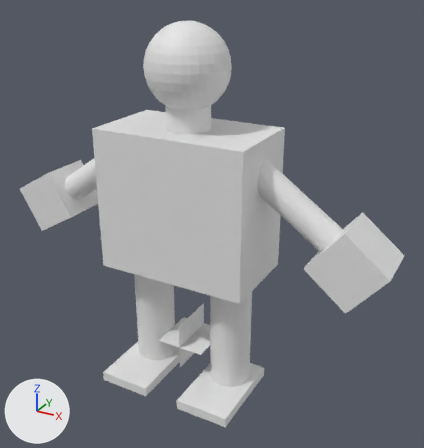
One commit to the FBX model Game/res/modelos/Bob.fbx: the scene before it, then after it.
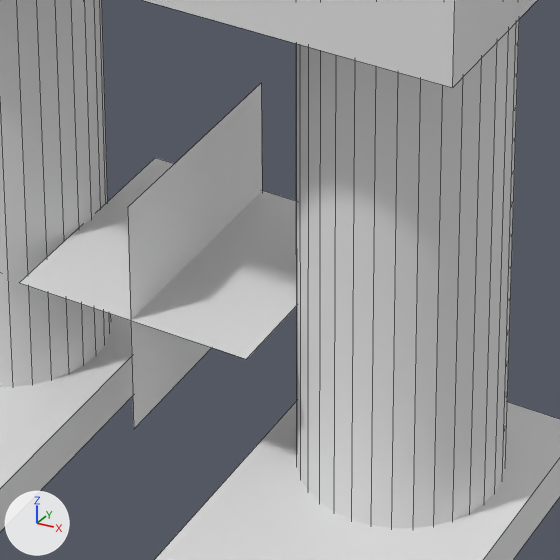
Each version appears first whole from a 50 mm camera at (10.58, -17.53, 13.97) aimed at (0.9, 0.07, 5.18), and next in a close-up on the part from 37% to 61% of the width and 64% to 88% of the height. Lighting does not change. The marker at lower left points along +X, +Y and +Z. The close-ups show mesh edges as thin lines. Where no turn or scale is listed for an object, it has been applied to the vertices.

Names of what the first close-up shows: 'Pata_Der', 'Pata_Izq', 'Pierna_Der', 'Pierna_Izq', 'Plane_BSP1', 'Plane_BSP2', 'Torso'.
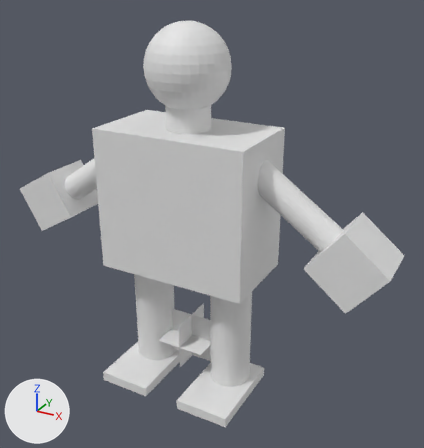
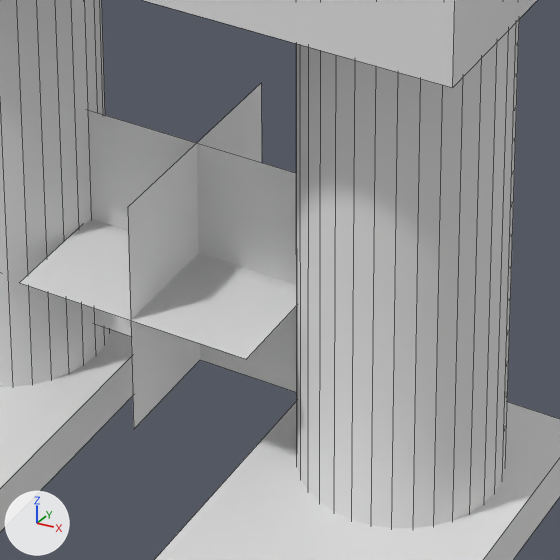
Where the change shows, as pixel boxes [x1, y1, x2, y2] in the close-ups (560 x 560 px):
'Plane_BSP3', added
    after: [88, 110, 297, 392]

Edits to the bpy script that builds the scene:
```text
Add me_plane_019:
    me_plane_019.from_pydata([(-1.0, 0.0, -1.0), (1.0, 0.0, -1.0), (-1.0, 0.0, 1.0), (1.0, 0.0, 1.0)], [], [(0, 1, 3, 2)])
Add ob_plane_bsp3:
    ob_plane_bsp3 = bpy.data.objects.new('Plane_BSP3', me_plane_019)
    ob_plane_bsp3.location = (0.0, 0.0, 0.0)
```
